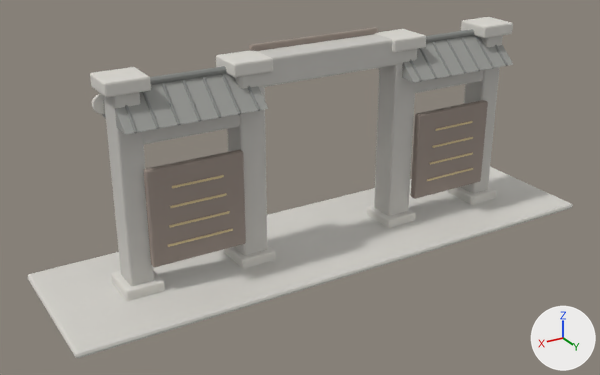
A saved change to the Blender file assets/models/source/requested-pois/fahua-heritage.blend.
One viewpoint serves both versions: a 50 mm camera at (11.4, 17.71, 10.67) aimed at (0.8, 0.04, 1.83). Lighting does not change. The marker at lower right points along +X, +Y and +Z. The picture after the commit comes second.

The first picture shows 'fahua-heritage'.
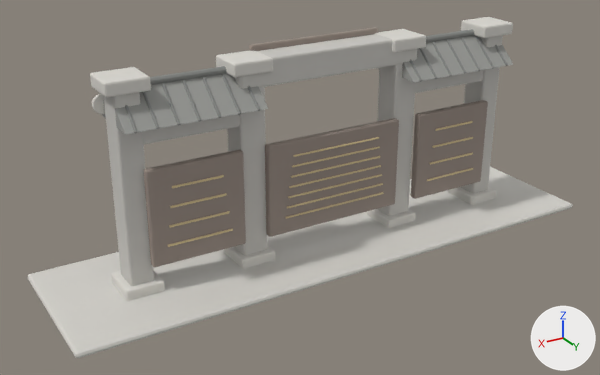
What changed in the scene script:
```text
Change me_cube:
    used by ob_fahua_heritage; location = (0.0, 0.0, 0.08)
    remove me_cube.from_pydata(...)  # 6452 vertices, 5531 faces; spans x -7.8..7.8, y -2.1..2.1, z -0.1..5.7
    add me_cube.from_pydata(...)  # 6900 vertices, 5963 faces; spans x -7.8..7.8, y -2.1..2.1, z -0.1..5.7
    me_cube part 1: the loose piece of 56 vertices spanning x -5.3..-2.7, y 0.4..0.6, z 0.8..3.3 is copied, and the copy is scaled about its middle by (1.62, 1, 1), then moved by (4.0, 0.0, 0.0); it spans x -2.0..2.0, y 0.4..0.6, z 0.8..3.3
    me_cube part 2: the loose piece of 56 vertices spanning x -7.8..7.8, y -2.1..2.1, z -0.1..0.1 is copied, and the copy is scaled about its middle by (0.204, 0.00698, 0.325), then moved by (0.0, 0.6, 1.3), in mat_法华遗韵金字 (beige #e4d1a3); it spans x -1.6..1.6, y 0.6, z 1.2..1.3
    me_cube part 3: the loose piece of 56 vertices spanning x -7.8..7.8, y -2.1..2.1, z -0.1..0.1 is copied, and the copy is scaled about its middle by (0.198, 0.00698, 0.325), then moved by (0.0, 0.6, 1.5), in mat_法华遗韵金字 (beige #e4d1a3); it spans x -1.5..1.5, y 0.6, z 1.5..1.6
    me_cube part 4: the loose piece of 56 vertices spanning x -7.8..7.8, y -2.1..2.1, z -0.1..0.1 is copied, and the copy is scaled about its middle by (0.193, 0.00698, 0.325), then moved by (0.0, 0.6, 1.8), in mat_法华遗韵金字 (beige #e4d1a3); it spans x -1.5..1.5, y 0.6, z 1.8..1.9
    me_cube part 5: the loose piece of 56 vertices spanning x -7.8..7.8, y -2.1..2.1, z -0.1..0.1 is copied, and the copy is scaled about its middle by (0.188, 0.00698, 0.325), then moved by (0.0, 0.6, 2.1), in mat_法华遗韵金字 (beige #e4d1a3); it spans x -1.5..1.5, y 0.6, z 2.1
    me_cube part 6: the loose piece of 56 vertices spanning x -7.8..7.8, y -2.1..2.1, z -0.1..0.1 is copied, and the copy is scaled about its middle by (0.183, 0.00698, 0.325), then moved by (0.0, 0.6, 2.4), in mat_法华遗韵金字 (beige #e4d1a3); it spans x -1.4..1.4, y 0.6, z 2.4
    me_cube part 7: the loose piece of 56 vertices spanning x -2.7..2.7, y -0.4..0.4, z 4.8..5.5 is copied, and the copy is scaled about its middle by (0.519, 0.0385, 0.0521), then moved by (0.0, 0.6, -2.5), in mat_法华遗韵金字 (beige #e4d1a3); it spans x -1.4..1.4, y 0.6, z 2.6..2.7
    me_cube part 8: the loose piece of 56 vertices spanning x -2.7..2.7, y -0.4..0.4, z 4.8..5.5 is copied, and the copy is scaled about its middle by (0.503, 0.0385, 0.0521), then moved by (0.0, 0.6, -2.2), in mat_法华遗韵金字 (beige #e4d1a3); it spans x -1.3..1.3, y 0.6, z 2.9..3.0
```

What differs and where, as boxes [x1, y1, x2, y2] in the pictures (600 x 375 px):
part 1 of me_cube, added: after [265, 118, 399, 237]
part 2 of me_cube, added: after [285, 192, 384, 219]
part 3 of me_cube, added: after [287, 183, 383, 209]
part 4 of me_cube, added: after [288, 174, 382, 198]
part 5 of me_cube, added: after [289, 165, 381, 188]
part 6 of me_cube, added: after [291, 156, 380, 178]
part 7 of me_cube, added: after [292, 147, 380, 167]
part 8 of me_cube, added: after [293, 137, 379, 157]
